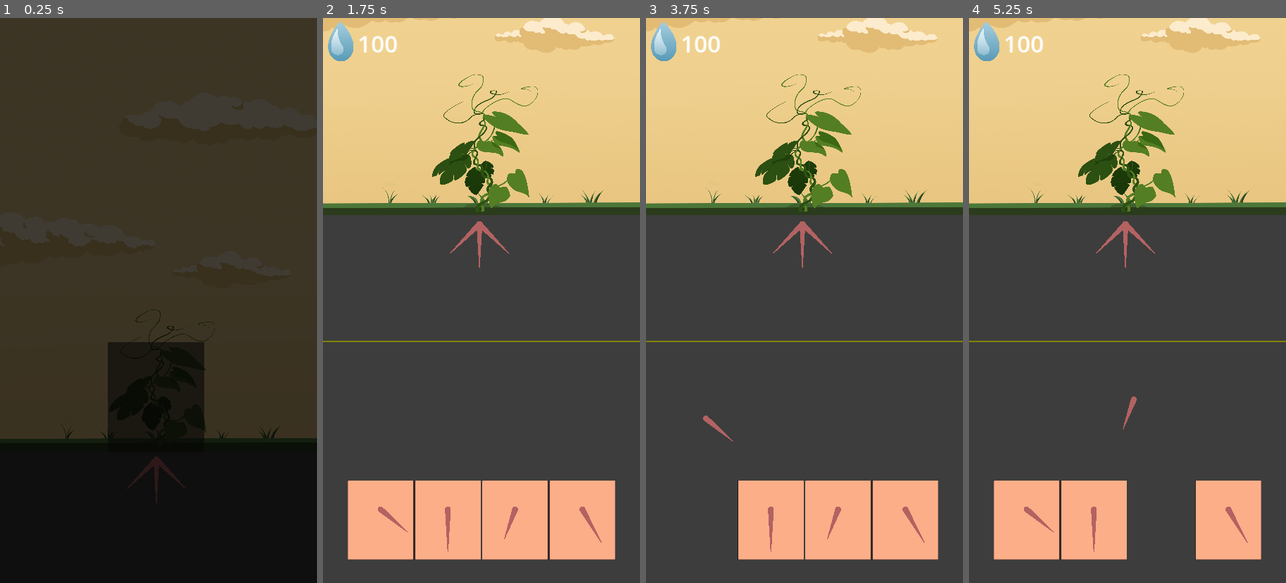
Above: before the commit, frames 1-4 (left to right).
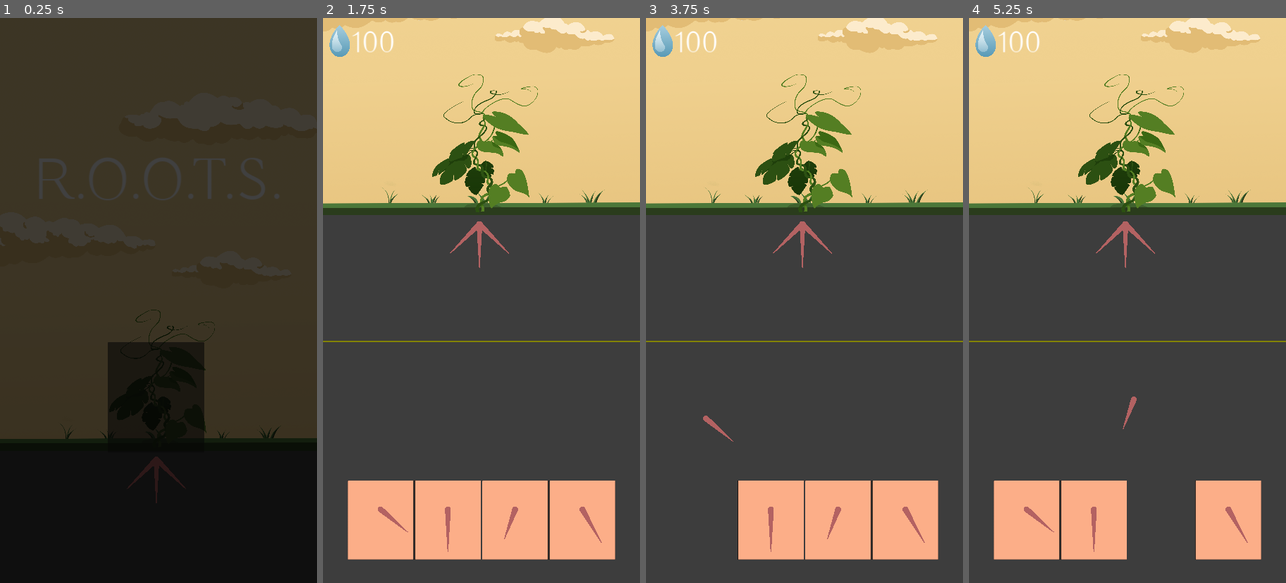
Above: after the commit, the same moments.

Repository: Disablak/ggj23
Game: Godot game, scene res://Main.tscn
The game is run twice, just before and just after one commit, with the same random seed, the same clock (stepped at 60 frames per second) and the same inputs.
Inputs (mouse positions are in pixels of both pictures, inside the frame that each line leads up to):
- Up to frame 1 (0.25 s): no input
- Up to frame 2 (1.75 s): click (478, 396) at 0.5 s; drag from (478, 277) to (513, 176) at 1.27 s
- Up to frame 3 (3.75 s): tap Enter at 2, 3.5 s; drag from (801, 232) to (788, 413) at 2.02 s; tap Space at 2.75 s; move the mouse to (801, 232) at 2.77 s; click (801, 232) at 2.92 s; drag from (703, 520) to (709, 215) at 3.52 s
- Up to frame 4 (5.25 s): drag from (1092, 520) to (1143, 300) at 4.27 s; tap Space at 5 s; drag from (1162, 520) to (1079, 159) at 5.02 s

The runs differ from the first frame. In frame 1, 0.7% of the frame differs, in the area x 12-88%, y 24-33%; in frame 2, 0.4%; in frame 3, 0.4%; in frame 4, 0.4%.

Commit message:
title up

Diff:
--- a/Main.tscn
+++ b/Main.tscn
@@ -18,6 +18,13 @@
 offset_right = 1080.0
 offset_bottom = 1920.0
 
+[node name="LabelTitle" parent="GUI" index="4"]
+offset_left = 112.0
+offset_top = -366.0
+offset_right = 963.0
+offset_bottom = -112.0
+text = "R.O.O.T.S."
+
 [node name="Camera2D" type="Camera2D" parent="."]
 position = Vector2(2.08165e-12, -800)
 offset = Vector2(540, 960)
--- a/scenes/GUI.tscn
+++ b/scenes/GUI.tscn
@@ -1,11 +1,17 @@
-[gd_scene load_steps=5 format=3 uid="uid://becqhgjieqv1x"]
+[gd_scene load_steps=7 format=3 uid="uid://becqhgjieqv1x"]
 
 [ext_resource type="Script" path="res://scripts/GUI.gd" id="1_ghebo"]
 [ext_resource type="Texture2D" uid="uid://dw68yyq7nyso0" path="res://assets/white.jpg" id="2_x6m6f"]
 [ext_resource type="Texture2D" uid="uid://bj5upwnu3em16" path="res://assets/Component 4.png" id="3_k8wh7"]
+[ext_resource type="FontFile" uid="uid://lc87qq27q66j" path="res://assets/Buda-Light.ttf" id="4_2n41u"]
 
 [sub_resource type="LabelSettings" id="LabelSettings_jrvaq"]
-font_size = 80
+font = ExtResource("4_2n41u")
+font_size = 100
+
+[sub_resource type="LabelSettings" id="LabelSettings_85v8e"]
+font = ExtResource("4_2n41u")
+font_size = 200
 
 [node name="GUI" type="Control"]
 layout_mode = 3
@@ -70,26 +76,37 @@
 
 [node name="Water" type="Control" parent="."]
 anchors_preset = 0
-offset_right = 646.0
-offset_bottom = 169.0
+offset_left = 10.0
+offset_top = 10.0
+offset_right = 656.0
+offset_bottom = 179.0
 
 [node name="WaterIcon" type="TextureRect" parent="Water"]
 layout_mode = 0
-offset_left = 17.0
-offset_top = 12.0
-offset_right = 891.0
-offset_bottom = 1366.0
-scale = Vector2(0.1, 0.1)
+offset_left = 12.0
+offset_top = 14.0
+offset_right = 886.0
+offset_bottom = 1368.0
+scale = Vector2(0.08, 0.08)
 texture = ExtResource("3_k8wh7")
 
 [node name="LabelWater" type="Label" parent="Water"]
 layout_mode = 1
 anchors_preset = 10
 anchor_right = 1.0
-offset_left = 118.0
-offset_bottom = 173.0
+offset_left = 87.0
+offset_bottom = 160.0
 grow_horizontal = 2
 pivot_offset = Vector2(2.08165e-12, 86)
 text = "100"
 label_settings = SubResource("LabelSettings_jrvaq")
 vertical_alignment = 1
+
+[node name="LabelTitle" type="Label" parent="."]
+layout_mode = 0
+offset_left = 198.0
+offset_top = -938.0
+offset_right = 845.0
+offset_bottom = -684.0
+text = "ROOTS"
+label_settings = SubResource("LabelSettings_85v8e")
